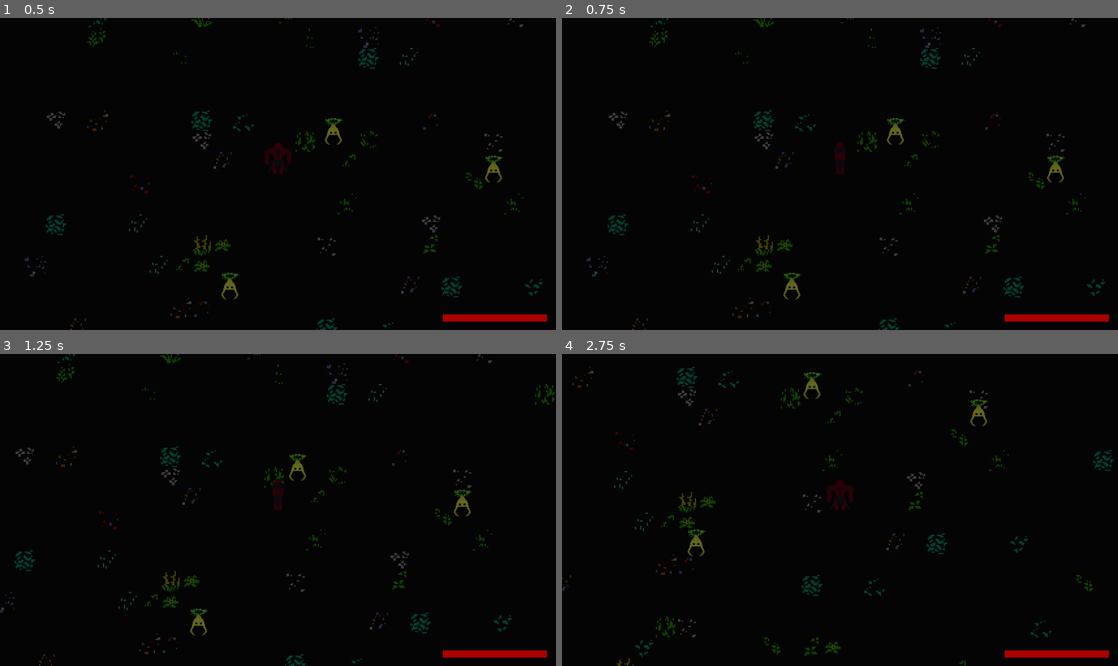
Above: before the commit, frames 1-4 (two rows, left to right).
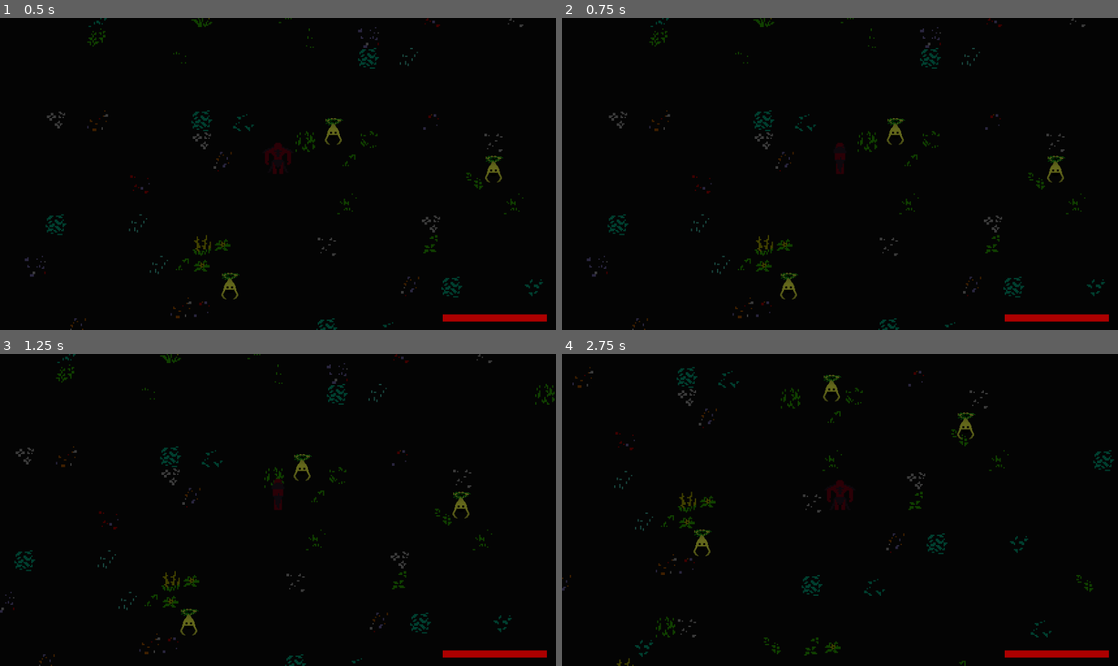
Above: after the commit, the same moments.

Repository: blakecash775/oathbreaker
Game: Godot game, scene res://Zones/forest.tscn
Two runs of this game, one before a commit and one after it. Both use one fixed random seed, a clock stepped at 60 frames per second and the inputs below. This scene is started directly instead of the project's main scene.
Inputs (mouse positions are in pixels of both pictures, inside the frame that each line leads up to):
- Up to frame 1 (0.5 s): no input
- Up to frame 2 (0.75 s): tap Enter at 0.5 s; move the mouse to (962, 158) at 0.52 s; press the mouse at (962, 158) at 0.53 s; hold Right (right) from 0.53 s (still down)
- Up to frame 3 (1.25 s): keep holding Right (right)
- Up to frame 4 (2.75 s): move the mouse to (728, 525) at 1.27 s; release Right (right) at 1.28 s; release the mouse at (728, 525) at 1.28 s; hold Down (down) 1.28-2.03 s; click (728, 525) at 1.35 s; move the mouse to (895, 441) at 2.02 s; press the mouse at (895, 441) at 2.03 s; hold Right (right) from 2.03 s (still down)

Frame 1 is identical in both runs. In frame 2, 0.1% of the frame differs, in the area x 39-43%, y 81-91%; in frame 3, 0.5%; in frame 4, 0.7%, in the area x 22-77%, y 5-65%.

Commit message:
claude code cleanup

Diff:
--- a/00_Globals/global_zone_manager.gd
+++ b/00_Globals/global_zone_manager.gd
@@ -29,4 +29,4 @@
 	await get_tree().process_frame
 	zone_loaded.emit()
 
-	Hud.ShowCaption.emit("Look at him, trying to put it all back together.", "Jailer One") # This needs to be handled somewhere else eventually
+	Hud.show_caption.emit("Look at him, trying to put it all back together.", "Jailer One") # This needs to be handled somewhere else eventually
--- a/Enemies/utils/enemy.gd
+++ b/Enemies/utils/enemy.gd
@@ -20,7 +20,7 @@
 func _ready():
 	state_machine.initialize(self)
 	player = PlayerManager.player
-	hurtbox.Damaged.connect(_take_damage)
+	hurtbox.damaged.connect(_take_damage)
 
 func _physics_process(_delta: float) -> void:
 	move_and_slide()
--- a/Enemies/utils/enemy_state_machine.gd
+++ b/Enemies/utils/enemy_state_machine.gd
@@ -8,11 +8,10 @@
 	process_mode = Node.PROCESS_MODE_DISABLED
 
 func _process(delta):
-	change_state(current_state.Process(delta))
-	pass
+	change_state(current_state.process(delta))
 
 func _physics_process(delta):
-	change_state(current_state.Physics(delta))
+	change_state(current_state.physics(delta))
 
 func initialize(_enemy: Enemy) -> void:
 	states = []
@@ -35,8 +34,8 @@
 		return
 
 	if current_state:
-		current_state.Exit()
+		current_state.exit()
 
 	prev_state = current_state
 	current_state = new_state
-	current_state.Enter()
+	current_state.enter()
--- a/Enemies/utils/states/enemy_state.gd
+++ b/Enemies/utils/states/enemy_state.gd
@@ -9,17 +9,17 @@
 	pass
 
 # What happens when the enemy enters this state?
-func Enter() -> void:
+func enter() -> void:
 	pass
 
 # What happens when the enemy exits this state?
-func Exit() -> void:
+func exit() -> void:
 	pass
 
 # What happens during the _process update in this State?
-func Process(_delta: float) -> EnemyState:
+func process(_delta: float) -> EnemyState:
 	return null
 
 # What happens during the _physics_process update in this State?
-func Physics(_delta: float) -> EnemyState:
+func physics(_delta: float) -> EnemyState:
 	return null
--- a/Enemies/utils/states/enemy_state_damaged.gd
+++ b/Enemies/utils/states/enemy_state_damaged.gd
@@ -14,10 +14,9 @@
 # What happens when we initialize this state?
 func init()-> void:
 	enemy.enemy_damaged.connect(_on_enemy_damaged)
-	pass
 
 # What happens when the enemy enters this state?
-func Enter() -> void:
+func enter() -> void:
 	_animation_finished = false
 
 	_direction = enemy.global_position.direction_to(_damage_position)
@@ -27,22 +26,20 @@
 	enemy.set_animation(anim_name) # Animation only plays if it's fully finished - What to do when multiple attacks occur before animation ends?
 
 	enemy.animation_player.animation_finished.connect(_on_animation_finished)
-	pass
 
 # What happens when the enemy exits this state?
-func Exit() -> void:
+func exit() -> void:
 	enemy.animation_player.animation_finished.disconnect(_on_animation_finished)
-	pass
 
 # What happens during the _process update in this State?
-func Process(_delta: float) -> EnemyState:
+func process(_delta: float) -> EnemyState:
 	if _animation_finished == true: # Animation should eventually be based on stun, not the other way around
 		return next_state
 	enemy.velocity -= enemy.velocity * decelerate_speed * _delta
 	return null
 
 # What happens during the _physics_process update in this State?
-func Physics(_delta: float) -> EnemyState:
+func physics(_delta: float) -> EnemyState:
 	return null
 
 func _on_enemy_damaged(hit_box: HitBox) -> void:
--- a/Enemies/utils/states/enemy_state_dying.gd
+++ b/Enemies/utils/states/enemy_state_dying.gd
@@ -10,11 +10,9 @@
 # What happens when we initialize this state?
 func init()-> void:
 	enemy.enemy_dying.connect(_on_enemy_dying)
-	pass
 
 # What happens when the enemy enters this state?
-func Enter() -> void:
-
+func enter() -> void:
 	_direction = enemy.global_position.direction_to(_damage_position)
 
 	enemy.velocity = _direction * -knockback_speed
@@ -22,19 +20,18 @@
 	enemy.set_animation(anim_name)
 
 	enemy.animation_player.animation_finished.connect(_on_animation_finished)
-	pass
 
 # What happens when the enemy exits this state?
-func Exit() -> void:
+func exit() -> void:
 	enemy.animation_player.animation_finished.disconnect(_on_animation_finished)
 
 # What happens during the _process update in this State?
-func Process(_delta: float) -> EnemyState:
+func process(_delta: float) -> EnemyState:
 	enemy.velocity -= enemy.velocity * decelerate_speed * _delta
 	return null
 
 # What happens during the _physics_process update in this State?
-func Physics(_delta: float) -> EnemyState:
+func physics(_delta: float) -> EnemyState:
 	return null
 
 func _on_enemy_dying(hit_box: HitBox) -> void:
--- a/Enemies/utils/states/enemy_state_idle.gd
+++ b/Enemies/utils/states/enemy_state_idle.gd
@@ -14,22 +14,21 @@
 	pass
 
 # What happens when the enemy enters this state?
-func Enter() -> void:
+func enter() -> void:
 	enemy.velocity = Vector2.ZERO
 	_timer = randf_range(state_duration_min, state_duration_max)
-	pass
 
 # What happens when the enemy exits this state?
-func Exit() -> void:
+func exit() -> void:
 	pass
 
 # What happens during the _process update in this State?
-func Process(_delta: float) -> EnemyState:
+func process(_delta: float) -> EnemyState:
 	_timer -= _delta
 	if _timer <= 0:
 		return next_state
 	return null
 
 # What happens during the _physics_process update in this State?
-func Physics(_delta: float) -> EnemyState:
+func physics(_delta: float) -> EnemyState:
 	return null
--- a/Enemies/utils/states/enemy_state_wander.gd
+++ b/Enemies/utils/states/enemy_state_wander.gd
@@ -17,25 +17,24 @@
 	pass
 
 # What happens when the enemy enters this state?
-func Enter() -> void:
+func enter() -> void:
 	_timer = randi_range(state_cycles_min, state_cycles_max) * state_animation_duration
 	var rand = randi_range(0, 3)
 	_direction = enemy.DIR_4[rand]
 	enemy.velocity = _direction * walk_speed
 	enemy.set_direction(_direction)
-	pass
 
 # What happens when the enemy exits this state?
-func Exit() -> void:
+func exit() -> void:
 	pass
 
 # What happens during the _process update in this State?
-func Process(_delta: float) -> EnemyState:
+func process(_delta: float) -> EnemyState:
 	_timer -= _delta
 	if _timer < 0:
 		return next_state
 	return null
 
 # What happens during the _physics_process update in this State?
-func Physics(_delta: float) -> EnemyState:
+func physics(_delta: float) -> EnemyState:
 	return null
--- a/Interface/Pause/pause.gd
+++ b/Interface/Pause/pause.gd
@@ -4,7 +4,6 @@
 
 func _ready() -> void:
 	hide_pause()
-	pass
 
 func _unhandled_input(event: InputEvent) -> void:
 	if event.is_action_pressed("pause"):
--- a/Interface/hud.gd
+++ b/Interface/hud.gd
@@ -5,28 +5,29 @@
 @onready var sprite: Sprite2D = $TopCaption/Sprite2D
 @onready var hp_rect: ColorRect = $Control/ColorRect
 
-@export var HpBarDefaultLength = 160
+@export var hp_bar_default_length = 160
 
 var _caption_tween: Tween
 var _current_text: String
 var _current_character: String
 
-const JAILER_ONE = preload("uid://ds2n42y8kn0y8")
-const JAILER_TWO = preload("uid://36jojg0svt4n")
+const PORTRAITS = {
+	"Jailer One": preload("uid://ds2n42y8kn0y8"),
+	"Jailer Two": preload("uid://36jojg0svt4n"),
+}
 
-signal ShowCaption(text: String, character: String)
+signal show_caption(text: String, character: String)
 
 func _ready():
-	ShowCaption.connect(RenderCaption)
-	pass
+	show_caption.connect(render_caption)
 
-func update_hp_display(playerHp: int, playerMaxHp: int) -> void:
-	var hpPercent = float(playerHp) / float(playerMaxHp)
-	hp_rect.size = Vector2(HpBarDefaultLength * hpPercent , hp_rect.size.y)
+func update_hp_display(player_hp: int, player_max_hp: int) -> void:
+	var hp_percent = float(player_hp) / float(player_max_hp)
+	hp_rect.size = Vector2(hp_bar_default_length * hp_percent, hp_rect.size.y)
 
 # Support for dialogue 'chances', where it only plays sometimes
 # This will need some extension for multi-step dialogue - Scripts?
-func RenderCaption(text: String, character: String = 'none') -> void:
+func render_caption(text: String, character: String = 'none') -> void:
 	if _caption_tween:
 		_caption_tween.kill()
 
@@ -35,7 +36,7 @@
 	_current_character = character
 
 	label.text = text
-	assignSprite(character)
+	assign_sprite(character)
 
 	_caption_tween = create_tween()
 	if content_changed:
@@ -51,8 +52,5 @@
 	_current_text = ''
 	_current_character = ''
 
-func assignSprite(character: String) -> void:
-	if (character == 'Jailer One'):
-		sprite.texture = JAILER_ONE
-	elif (character == 'Jailer Two'):
-		sprite.texture = JAILER_TWO
+func assign_sprite(character: String) -> void:
+	sprite.texture = PORTRAITS.get(character)
--- a/Player/Scripts/player.gd
+++ b/Player/Scripts/player.gd
@@ -12,7 +12,7 @@
 @onready var walk: State_Walk = $StateMachine/Walk
 @onready var hurtbox: HurtBox = $Hurtbox
 
-signal DirectionChanged(new_direction: Vector2) #direction_changed
+signal direction_changed(new_direction: Vector2)
 signal player_damaged(hurt_box: HurtBox)
 
 var invulnerable: bool = false
@@ -21,10 +21,9 @@
 
 func _ready() -> void:
 	PlayerManager.player = self
-	state_machine.Initialize(self)
-	hurtbox.Damaged.connect(_take_damage)
+	state_machine.initialize(self)
+	hurtbox.damaged.connect(_take_damage)
 	update_hp(max_hp) # Every time he gets made he gets full hp, maybe change?
-	pass
 
 func _process(_delta: float) -> void:
 	direction = Vector2(
@@ -41,7 +40,7 @@
 func _physics_process(_delta: float) -> void:
 	move_and_slide()
 
-func SetDirection() -> bool:
+func set_direction() -> bool:
 	# Update cardinal direction based on aim (mouse) direction
 	var new_dir: Vector2 = cardinal_direction
 
@@ -55,11 +54,11 @@
 		return false
 	cardinal_direction = new_dir
 
-	DirectionChanged.emit(new_dir)
+	direction_changed.emit(new_dir)
 
 	return true
 
-func UpdateAnimation(state: String) -> void:
+func update_animation(state: String) -> void:
 	# Kill any existing placeholder tween and reset sprite
 	if _placeholder_tween:
 		_placeholder_tween.kill()
@@ -72,17 +71,17 @@
 		_placeholder_tween = create_tween()
 		_placeholder_tween.tween_property(sprite, "position", cardinal_direction * 8, 0.1)
 		_placeholder_tween.tween_property(sprite, "position", Vector2.ZERO, 0.1)
-		animation_player.play("idle" + "_" + AnimDirection())
+		animation_player.play("idle" + "_" + anim_direction())
 	elif state == 'walk':
 		animation_player.speed_scale = 4 + (walk.move_speed / 100)
-		animation_player.play("idle" + "_" + AnimDirection())
+		animation_player.play("idle" + "_" + anim_direction())
 	else:
-		animation_player.play(state + "_" + AnimDirection())
+		animation_player.play(state + "_" + anim_direction())
 		animation_player.speed_scale = 1
 
 
 
-func AnimDirection() -> String:
+func anim_direction() -> String:
 	if cardinal_direction == Vector2.DOWN:
 		return "down"
 	elif cardinal_direction == Vector2.UP:
@@ -103,13 +102,11 @@
 		# Placeholder - Add Death Handling
 		player_damaged.emit(hit_box)
 		update_hp(max_hp)
-		Hud.ShowCaption.emit("If only it were so easy.", "Jailer Two")
-	pass
+		Hud.show_caption.emit("If only it were so easy.", "Jailer Two")
 
 func update_hp(delta: int) -> void:
 	hp = clampi(hp + delta, 0, max_hp)
 	Hud.update_hp_display(hp, max_hp)
-	pass
 
 func make_invulnerable(_duration: float = 0.5) -> void:
 	invulnerable = true
@@ -119,4 +116,3 @@
 
 	invulnerable = false
 	hurtbox.monitoring = true
-	pass
--- a/Player/Scripts/player_state_machine.gd
+++ b/Player/Scripts/player_state_machine.gd
@@ -6,22 +6,18 @@
 
 func _ready():
 	process_mode = Node.PROCESS_MODE_DISABLED
-	pass
 
 func _process(delta):
-	ChangeState(current_state.Process(delta))
-	pass
+	change_state(current_state.process(delta))
 
 func _physics_process(delta):
-	ChangeState(current_state.Physics(delta))
-	pass
+	change_state(current_state.physics(delta))
 
 func _unhandled_input(event: InputEvent) -> void:
-	ChangeState(current_state.HandleInput(event))
-	pass
+	change_state(current_state.handle_input(event))
 
 
-func Initialize(_player: Player) -> void:
+func initialize(_player: Player) -> void:
 	states = []
 
 	for c in get_children():
@@ -37,16 +33,16 @@
 	for state in states:
 		state.init()
 
-	ChangeState(states[0])
+	change_state(states[0])
 	process_mode = Node.PROCESS_MODE_INHERIT
 
-func ChangeState(new_state: State) -> void:
+func change_state(new_state: State) -> void:
 	if new_state == null || new_state == current_state:
 		return
 
 	if current_state:
-		current_state.Exit()
+		current_state.exit()
 
 	prev_state = current_state
 	current_state = new_state
-	current_state.Enter()
+	current_state.enter()
--- a/Player/Scripts/playerinteractionshost.gd
+++ b/Player/Scripts/playerinteractionshost.gd
@@ -3,10 +3,9 @@
 @onready var player: Player = $".."
 
 func _ready():
-	player.DirectionChanged.connect(UpdateDirection)
-	pass
+	player.direction_changed.connect(update_direction)
 
-func UpdateDirection(new_direction: Vector2) -> void:
+func update_direction(new_direction: Vector2) -> void:
 	match new_direction:
 		Vector2.DOWN:
 			rotation_degrees = 0
@@ -16,4 +15,3 @@
 			rotation_degrees = 90
 		Vector2.RIGHT:
 			rotation_degrees = -90
-	pass
--- a/Player/Scripts/state.gd
+++ b/Player/Scripts/state.gd
@@ -11,21 +11,21 @@
 	pass
 
 # What happens when the player enters this state?
-func Enter() -> void:
+func enter() -> void:
 	pass
 
 # What happens when the player exits this state?
-func Exit() -> void:
+func exit() -> void:
 	pass
 
 # What happens during the _process update in this State?
-func Process(_delta: float) -> State:
+func process(_delta: float) -> State:
 	return null
 
 # What happens during the _physics_process update in this State?
-func Physics(_delta: float) -> State:
+func physics(_delta: float) -> State:
 	return null
 
 # What happens with input events during this State?
-func HandleInput(_event: InputEvent) -> State:
+func handle_input(_event: InputEvent) -> State:
 	return null
--- a/Player/Scripts/state_attack.gd
+++ b/Player/Scripts/state_attack.gd
@@ -12,25 +12,23 @@
 	pass
 
 # What happens when the player enters this state?
-func Enter() -> void:
-	player.UpdateAnimation("attack")
+func enter() -> void:
+	player.update_animation("attack")
 	attacking = true
 	hitbox.monitoring = true
 	# Bad substitute for no attack animation, use the commented code under it once you have a real one
 	await get_tree().create_timer(0.2).timeout
-	EndAttack() # I'm not sure there's any cooldown on attacking right now, despite the animation playing
-	# animation_player.animation_finished.connect(EndAttack)
-	pass
+	end_attack() # I'm not sure there's any cooldown on attacking right now, despite the animation playing
+	# animation_player.animation_finished.connect(end_attack)
 
 # What happens when the player exits this state?
-func Exit() -> void:
-	# animation_player.animation_finished.disconnect(EndAttack)
+func exit() -> void:
+	# animation_player.animation_finished.disconnect(end_attack)
 	attacking = false
 	hitbox.monitoring = false
-	pass
 
 # What happens during the _process update in this State?
-func Process(_delta: float) -> State:
+func process(_delta: float) -> State:
 	if attacking == false:
 		if player.direction == Vector2.ZERO:
 			return idle
@@ -39,13 +37,12 @@
 	return null
 
 # What happens during the _physics_process update in this State?
-func Physics(_delta: float) -> State:
-
+func physics(_delta: float) -> State:
 	return null
 
 # What happens with input events during this State?
-func HandleInput(_event: InputEvent) -> State:
+func handle_input(_event: InputEvent) -> State:
 	return null
 
-func EndAttack() -> void:
+func end_attack() -> void:
 	attacking = false
--- a/Player/Scripts/state_damaged.gd
+++ b/Player/Scripts/state_damaged.gd
@@ -14,42 +14,39 @@
 # What happens when we initialize this state?
 func init() -> void:
 	player.player_damaged.connect(_player_damaged)
-	pass
 
 # What happens when the player enters this state?
-func Enter() -> void:
-	player.UpdateAnimation("damaged")
+func enter() -> void:
+	player.update_animation("damaged")
 	player.animation_player.animation_finished.connect(_animation_finished)
 
 	direction = player.global_position.direction_to(hit_box.global_position)
 	player.velocity = direction * -knockback_speed
-	player.SetDirection()
+	player.set_direction()
 
 	player.make_invulnerable(invulnerable_duration)
-	pass
 
 # What happens when the player exits this state?
-func Exit() -> void:
+func exit() -> void:
 	next_state = null
 	player.animation_player.animation_finished.disconnect(_animation_finished)
-	pass
 
 # What happens during the _process update in this State?
-func Process(_delta: float) -> State:
+func process(_delta: float) -> State:
 	player.velocity -= player.velocity * decelerate_speed * _delta
 	return next_state
 
 # What happens during the _physics_process update in this State?
-func Physics(_delta: float) -> State:
+func physics(_delta: float) -> State:
 	return null
 
 # What happens with input events during this State?
-func HandleInput(_event: InputEvent) -> State:
+func handle_input(_event: InputEvent) -> State:
 	return null
 
 func _player_damaged(_hit_box: HitBox) -> void:
 	hit_box = _hit_box
-	state_machine.ChangeState(self)
+	state_machine.change_state(self)
 
 func _animation_finished(_a: String):
 	next_state = idle
--- a/Player/Scripts/state_idle.gd
+++ b/Player/Scripts/state_idle.gd
@@ -9,32 +9,31 @@
 	pass
 
 # What happens when the player enters this state?
-func Enter() -> void:
-	player.UpdateAnimation("idle")
-	pass
+func enter() -> void:
+	player.update_animation("idle")
 
 # What happens when the player exits this state?
-func Exit() -> void:
+func exit() -> void:
 	pass
 
 # What happens during the _process update in this State?
-func Process(_delta: float) -> State:
+func process(_delta: float) -> State:
 	if player.direction != Vector2.ZERO:
 		return walk
 	player.velocity = Vector2.ZERO
 
 	# Track mouse cursor while idle
-	if player.SetDirection():
-		player.UpdateAnimation("idle")
+	if player.set_direction():
+		player.update_animation("idle")
 
 	return null
 
 # What happens during the _physics_process update in this State?
-func Physics(_delta: float) -> State:
+func physics(_delta: float) -> State:
 	return null
 
 # What happens with input events during this State?
-func HandleInput(_event: InputEvent) -> State:
+func handle_input(_event: InputEvent) -> State:
 	if _event.is_action_pressed("attack"):
 		return attack
 	return null
--- a/Player/Scripts/state_walk.gd
+++ b/Player/Scripts/state_walk.gd
@@ -13,16 +13,15 @@
 	pass
 
 # What happens when the player enters this state?
-func Enter() -> void:
-	player.UpdateAnimation("walk")
-	pass
+func enter() -> void:
+	player.update_animation("walk")
 
 # What happens when the player exits this state?
-func Exit() -> void:
+func exit() -> void:
 	pass
 
 # What happens during the _process update in this State?
-func Process(_delta: float) -> State:
+func process(_delta: float) -> State:
 	if player.direction == Vector2.ZERO:
 		move_speed = 100
 		return idle
@@ -33,17 +32,17 @@
 	player.velocity = player.direction * move_speed
 
 	# Always update aim direction to track mouse
-	if player.SetDirection():
-		player.UpdateAnimation("walk")
+	if player.set_direction():
+		player.update_animation("walk")
 
 	return null
 
 # What happens during the _physics_process update in this State?
-func Physics(_delta: float) -> State:
+func physics(_delta: float) -> State:
 	return null
 
 # What happens with input events during this State?
-func HandleInput(_event: InputEvent) -> State:
+func handle_input(_event: InputEvent) -> State:
 	if _event.is_action_pressed("attack"):
 		return attack
 	return null
--- a/UtilNodes/hitbox/hitbox.gd
+++ b/UtilNodes/hitbox/hitbox.gd
@@ -3,8 +3,8 @@
 @export var damage: int = 1
 
 func _ready():
-	area_entered.connect(AreaEntered)
+	area_entered.connect(_area_entered)
 
-func AreaEntered(a: Area2D) -> void:
+func _area_entered(a: Area2D) -> void:
 	if a is HurtBox:
-		a.TakeDamage(self)
+		a.take_damage(self)
--- a/UtilNodes/hurtbox/hurtbox.gd
+++ b/UtilNodes/hurtbox/hurtbox.gd
@@ -1,6 +1,6 @@
 class_name HurtBox extends Area2D
 
-signal Damaged(hit_box: HitBox)
+signal damaged(hit_box: HitBox)
 
-func TakeDamage(hit_box: HitBox) -> void:
-	Damaged.emit(hit_box)
+func take_damage(hit_box: HitBox) -> void:
+	damaged.emit(hit_box)
